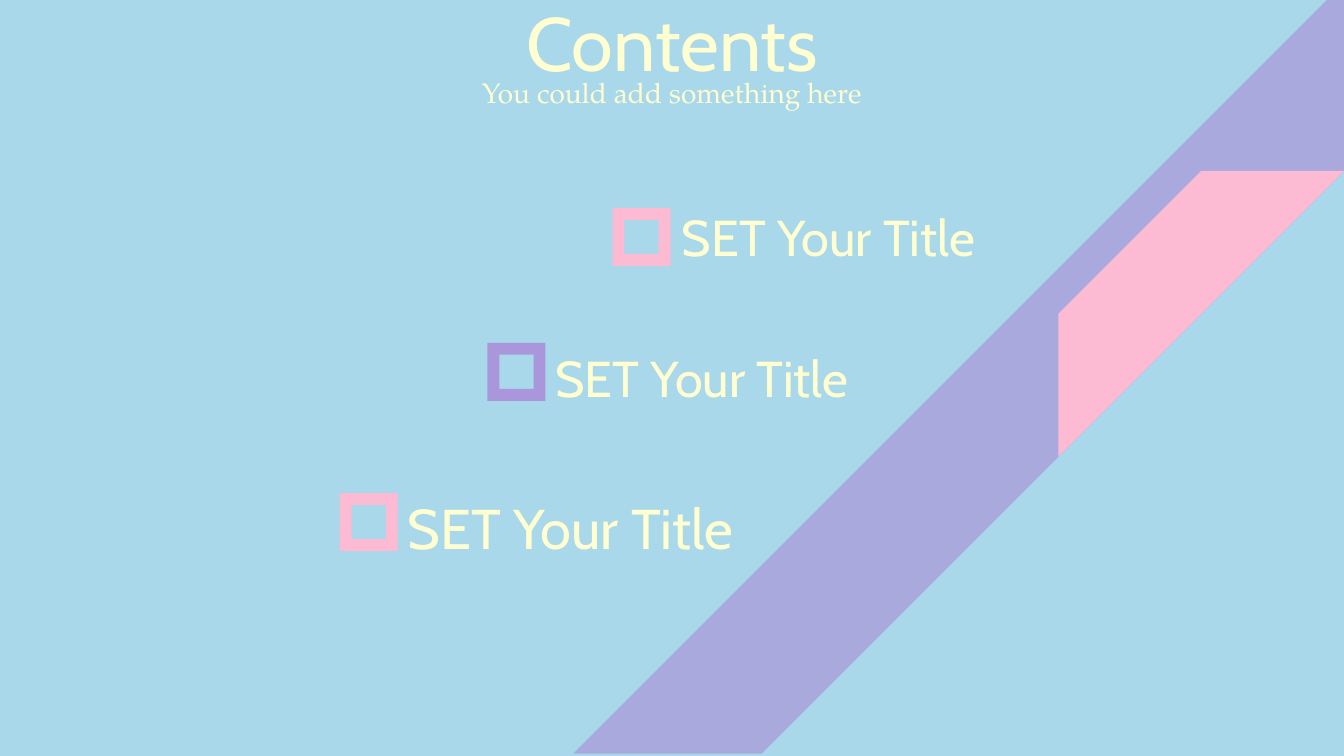
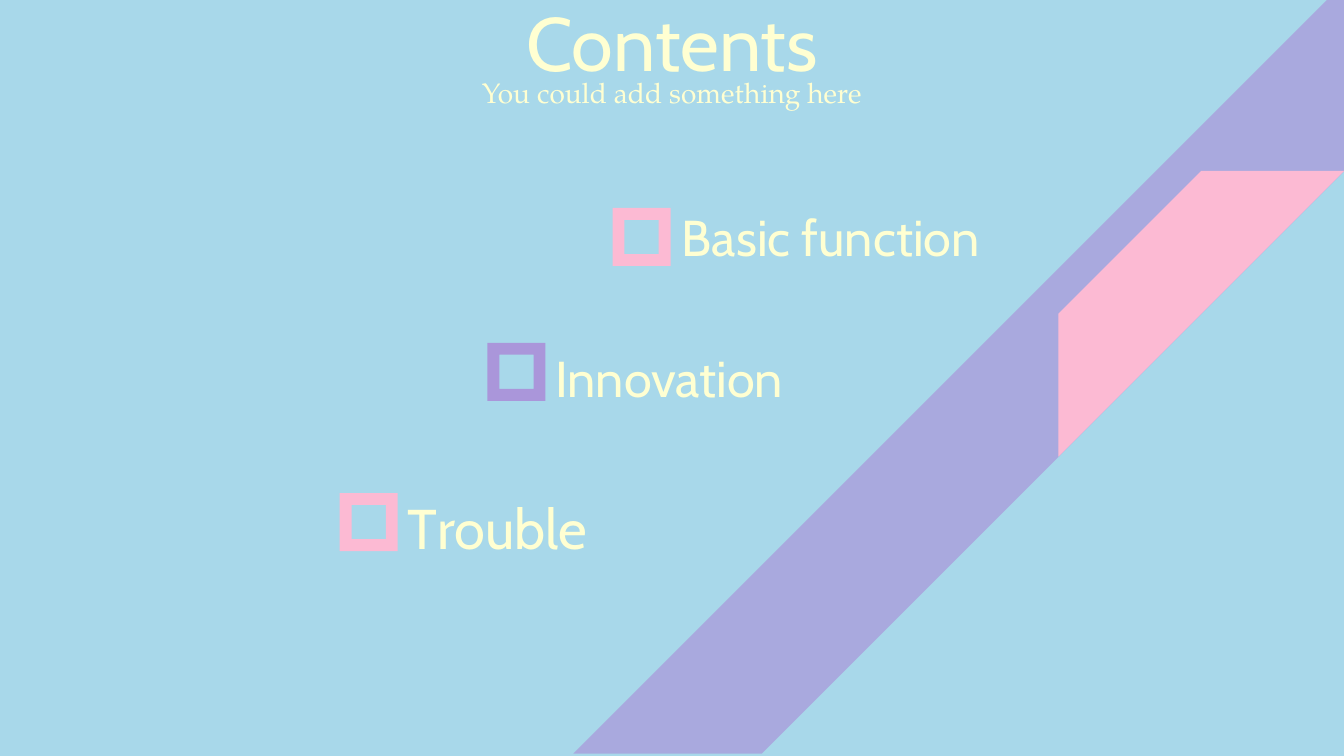
Before and after one commit to KarCute/Android-HomeWork, a slide deck: slide 2 of Android大作业.pptx. Drawn at 1344x756 pixels with LibreOffice and Linux fonts; fonts in the diff are those of the drawing. Boxes give left, top, right and bottom in pixels: in the first picture for what was removed or moved away, otherwise in the second. Text is boxed around its words. In the diff, an @@ line names an element or a change of style, - is before the commit and + after.

Commit message:
update ppt and add like function

```diff
--- a/Android大作业.pptx
+++ b/Android大作业.pptx
@@ text at (x1=682, y1=218, x2=980, y2=257): text changed @@
-SET Your Title
+Basic function
@@ text at (x1=555, y1=362, x2=783, y2=398): text changed @@
-SET Your Title
+Innovation
@@ text at (x1=408, y1=507, x2=588, y2=550): text changed @@
-SET Your Title
+Trouble
```
Also in this commit, not shown: 1 other slide changed, 4 slides added, 10 slides removed, 2 other files.
